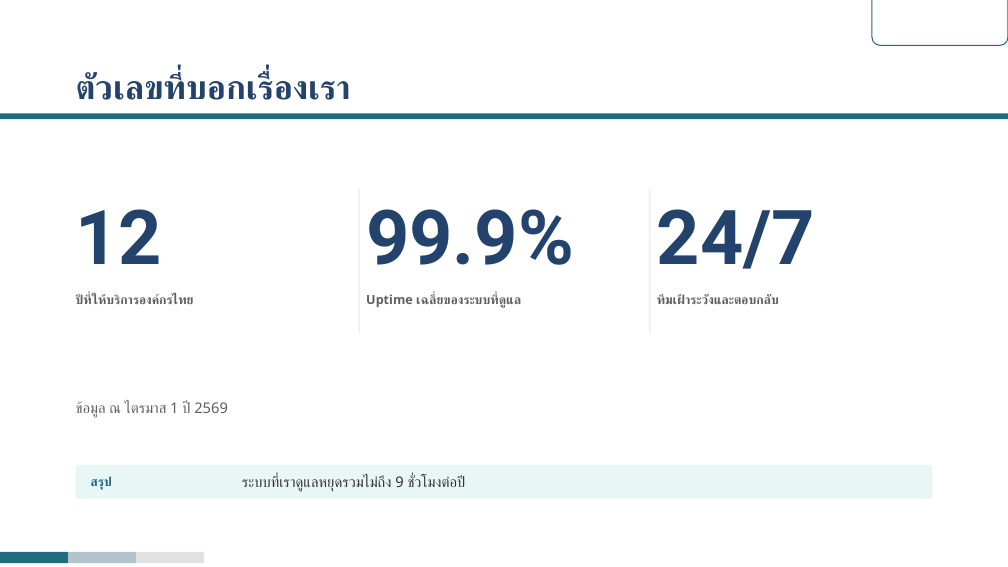
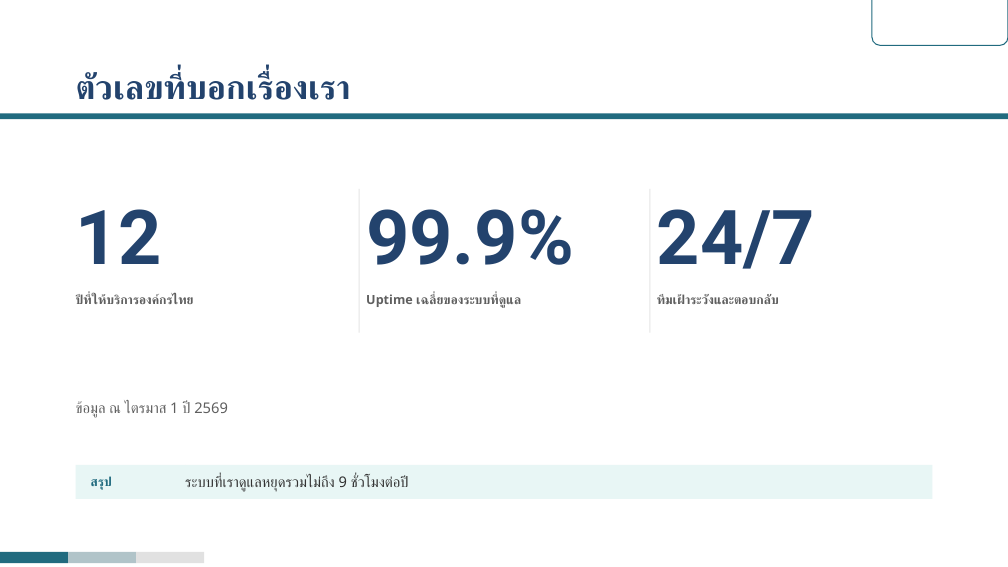
Before and after one commit to rofthanakrit-maker/nct-design-system, a slide deck: slide 16 of NCT-Slide-Template-Corp-Demo.pptx. Drawn at 1008x567 pixels with LibreOffice and Linux fonts; fonts in the diff are those of the drawing; background and template pictures are left out. Boxes give left, top, right and bottom in pixels: in the first picture for what was removed or moved away, otherwise in the second. Text is boxed around its words. In the diff, an @@ line names an element or a change of style, - is before the commit and + after.

```diff
--- a/NCT-Slide-Template-Corp-Demo.pptx
+++ b/NCT-Slide-Template-Corp-Demo.pptx
@@ text "สรุป": place and size @@
-text "สรุป" at box(76, 465, 242, 499)
+text "สรุป" at box(76, 465, 185, 499)
@@ text "ระบบที่เราดูแลหยุดรวมไม่ถึง 9 ชั่วโมงต่อปี": place and size @@
-text "ระบบที่เราดูแลหยุดรวมไม่ถึง 9 ชั่วโมงต่อปี" at box(242, 465, 932, 499)
+text "ระบบที่เราดูแลหยุดรวมไม่ถึง 9 ชั่วโมงต่อปี" at box(185, 465, 932, 499)
```
Also in this commit, not shown: 16 other slides changed, 1 slide added, 1 slide removed, 52 other files.
